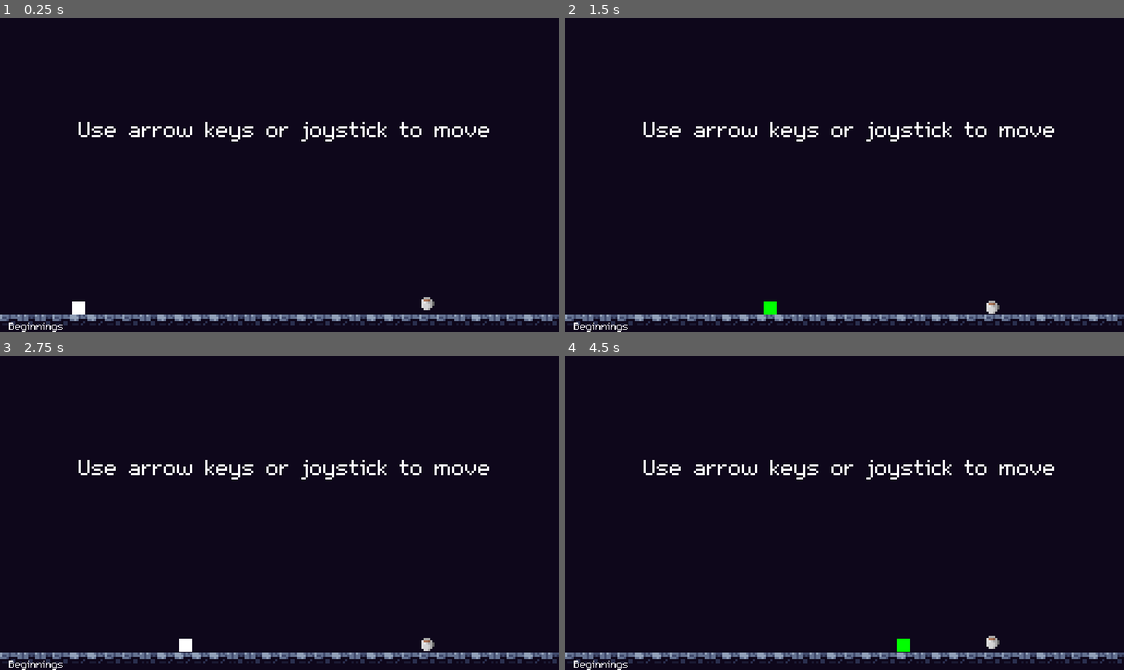
Above: before the commit, frames 1-4 (two rows, left to right).
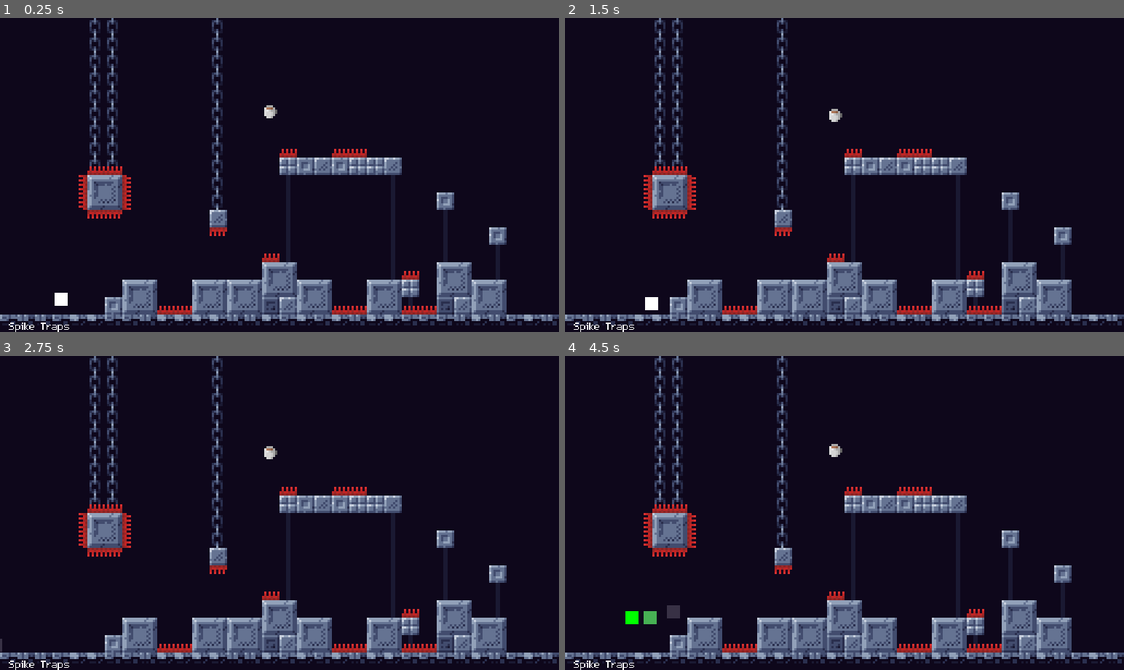
Above: after the commit, the same moments.

Repository: ReusableChopsticks/Platformer2024
Game: Godot game, scene res://scenes/levels/manager/level_manager.tscn
Same seed, same stepped clock (60 frames per second), same inputs: the game is played once before the commit and once after it.
Inputs:
- Up to frame 1 (0.25 s): no input
- Up to frame 2 (1.5 s): tap Enter at 0.5 s; hold Right (right) from 0.53 s (still down); tap Z (dash) at 0.6, 1.35 s; tap Up (jump) at 0.77 s
- Up to frame 3 (2.75 s): tap Up (jump) at 1.52 s; release Right (right) at 2.03 s; hold Left (left) from 2.03 s (still down); tap Z (dash) at 2.1 s
- Up to frame 4 (4.5 s): release Left (left) at 2.78 s; hold Right (right) 2.78-4.28 s; tap Z (dash) at 2.85, 3.6, 4.35 s; tap Up (jump) at 3.02, 3.77 s; hold Left (left) from 4.28 s (still down)

The runs differ from the first frame. In frame 1, 13% of the frame differs, in the area x 1-91%, y 0-100%; in frame 2, 13%; in frame 3, 13%; in frame 4, 13%.

Commit message:
game quits when next level is empty

Diff:
--- a/scenes/levels/manager/level_manager.gd
+++ b/scenes/levels/manager/level_manager.gd
@@ -1,11 +1,13 @@
 extends Node
 class_name LevelManager
 
+## For testing
+@export var start_level_index: int = 0
 ## Array of the file names of each level scene (without file extension)
 @export var levels: Array[PackedScene]
 #var levels_file_path: String = "res://scenes/levels/"
 ## The index of the level the player is currently on
-var current_level_num: int = 0
+var current_level_index: int = 0
 ## The level the player is currently on
 var current_level: Level
 
@@ -14,24 +16,27 @@
 		current_level.queue_free()
 
 	## for now, we loop back around to the start on the last level
-	if current_level_num >= levels.size():
+	if current_level_index >= levels.size():
 		print("LAST LEVEL REACHED: LOOPING BACK TO THE FIRST LEVEL")
-		current_level_num = 0
+		current_level_index = 0
 
-	#var level_path = "%s%s.tscn" % [levels_file_path, levels[current_level_num]]
-	if levels[current_level_num] == null:
+	#var level_path = "%s%s.tscn" % [levels_file_path, levels[current_level_index]]
+	if not levels[current_level_index]:
 		get_tree().quit()
+		return
 
-	current_level = levels[current_level_num].instantiate()
+	current_level = levels[current_level_index].instantiate()
 	current_level.level_completed.connect(on_level_completed)
 	add_child(current_level)
 	#get_tree().change_scene_to_file(level_path)
 
 
 func _ready():
+	current_level_index = start_level_index
 	load_current_level()
+	print(levels)
 
 func on_level_completed(level_name):
 	print("Just completed level: %s" % level_name)
-	current_level_num += 1
+	current_level_index += 1
 	call_deferred("load_current_level")
--- a/scenes/levels/manager/level_manager.tscn
+++ b/scenes/levels/manager/level_manager.tscn
@@ -11,4 +11,5 @@
 
 [node name="LevelManager" type="Node"]
 script = ExtResource("1_qejvj")
+start_level_index = 6
 levels = Array[PackedScene]([ExtResource("2_ro4rt"), ExtResource("3_3mnyf"), ExtResource("4_mcfw1"), ExtResource("5_7xeba"), ExtResource("6_foc7e"), ExtResource("6_yuu78"), ExtResource("8_pcjn8"), null, null, null, null])
--- a/scenes/player/player.gd
+++ b/scenes/player/player.gd
@@ -9,8 +9,9 @@
 ## The scene to instantiate as the player ghost.
 ## This should be a Sprite2D the same dimensions as the player (or just the exact same sprite)
 @export var ghost_node: PackedScene
-## How many ghost instances to spawn per second
-@export var base_ghost_freq: int = 12
+## How many ghost instances to spawn per second.
+## NOTE: if this value is too high, no trail will spawn
+@export_range(1, 10) var base_ghost_freq: int = 10
 
 ## Controls when to spawn ghost instances based on frequency
 @onready var ghost_timer: Timer = $Timers/GhostTimer
--- a/scenes/player/player.tscn
+++ b/scenes/player/player.tscn
@@ -25,7 +25,6 @@
 safe_margin = 0.2
 script = ExtResource("1_a62lr")
 ghost_node = ExtResource("2_h2nj3")
-base_ghost_freq = 10
 base_speed = 50
 speed_increase_amount = 0.7
 counter_dir_force_mult = 4.0
--- a/scenes/player/states/PlayerDashState.gd
+++ b/scenes/player/states/PlayerDashState.gd
@@ -68,6 +68,5 @@
 		player.velocity.x = player.facing_dir * player.move_speed
 
 func on_dash_timeout():
-	print("dash timeout")
 	if not already_transitioned:
 		transitioned.emit(self, "PlayerMoveState")
--- a/scenes/player/states/PlayerState.gd
+++ b/scenes/player/states/PlayerState.gd
@@ -67,7 +67,6 @@
 
 func dash():
 	if Input.is_action_just_pressed("dash"):
-		print(player.has_dash)
 		return player.has_dash
 	else:
 		return player.dash_buffer_timer.time_left > 0 and player.has_dash
